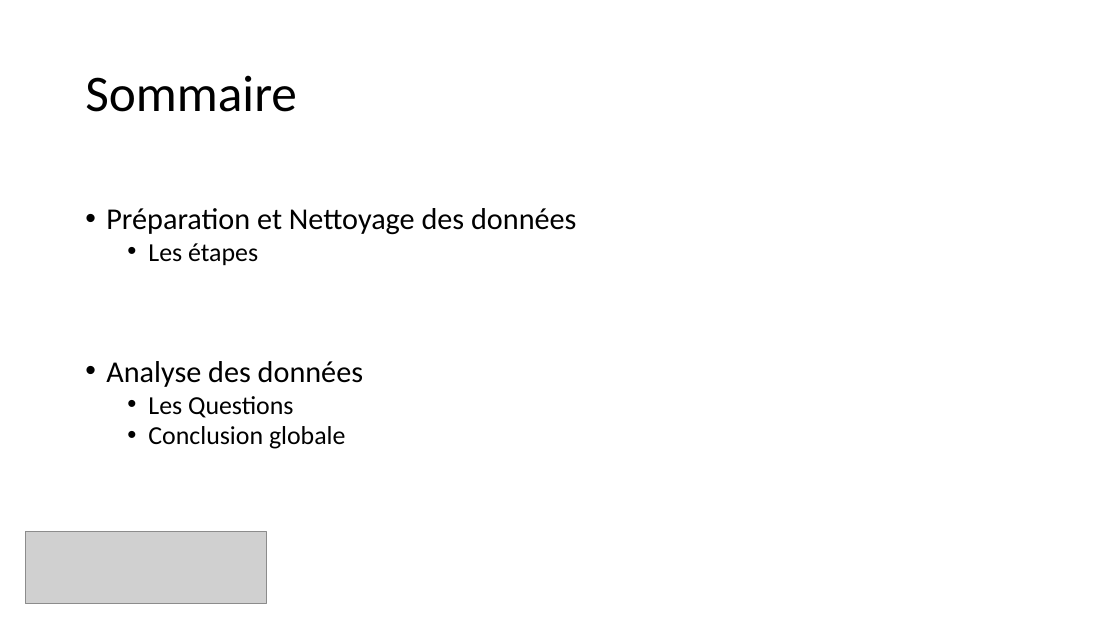
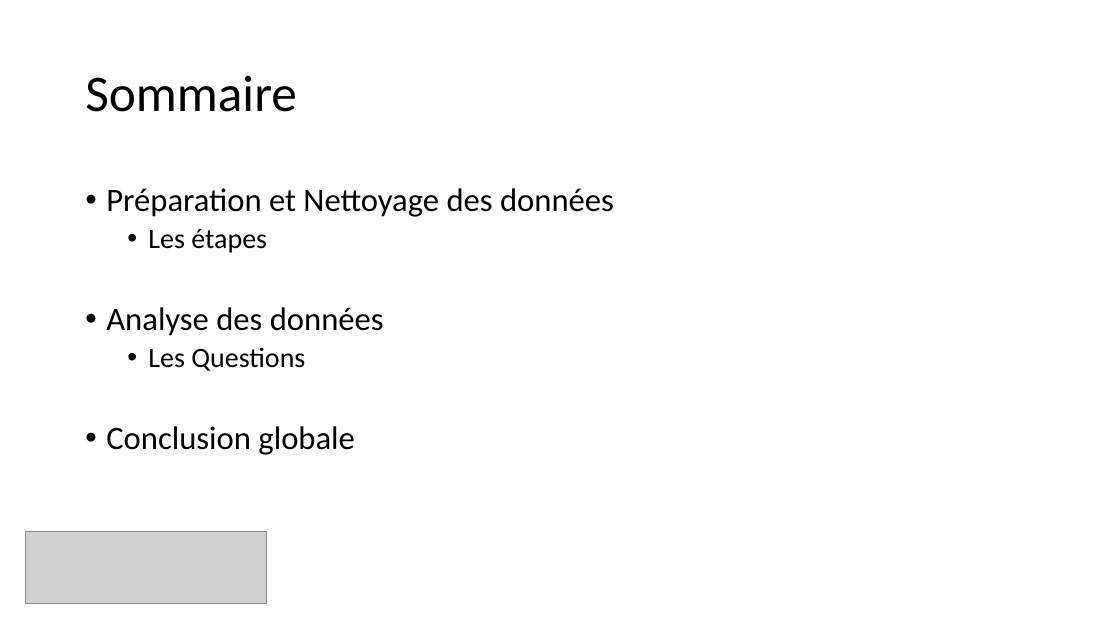
Before and after one commit to raphaelbelleil/Data_Analyst_Projet, a slide deck: slide 3 of Projet 4/Livrables/presentation_projet_4_2.pptx. Drawn at 1120x630 pixels with LibreOffice and Linux fonts; fonts in the diff are those of the drawing; grey boxes stand for pictures. Boxes give left, top, right and bottom in pixels: in the first picture for what was removed or moved away, otherwise in the second. Text is boxed around its words. In the diff, an @@ line names an element or a change of style, - is before the commit and + after.

```diff
--- a/Projet 4/Livrables/presentation_projet_4_2.pptx
+++ b/Projet 4/Livrables/presentation_projet_4_2.pptx
@@ text "Préparation et Nettoyage des données": place and size @@
-text "Préparation et Nettoyage des données" at bbox=[106, 208, 576, 449]
+text "Préparation et Nettoyage des données" at bbox=[106, 188, 614, 455]
@@ text "Préparation et Nettoyage des données" at bbox=[106, 188, 614, 455]: size 25.9 to 28 pt in "Préparation et Nettoyage des données", "Analyse des données"; size 22.2 to 24 pt in "Les étapes", "Les Questions"; size 22.2 to 28 pt in "Conclusion globale"; line spacing 0.8 to 0.9; list level 2 to 1 in "Conclusion globale" @@
```
Also in this commit, not shown: 2 other slides changed, 12 other files.
